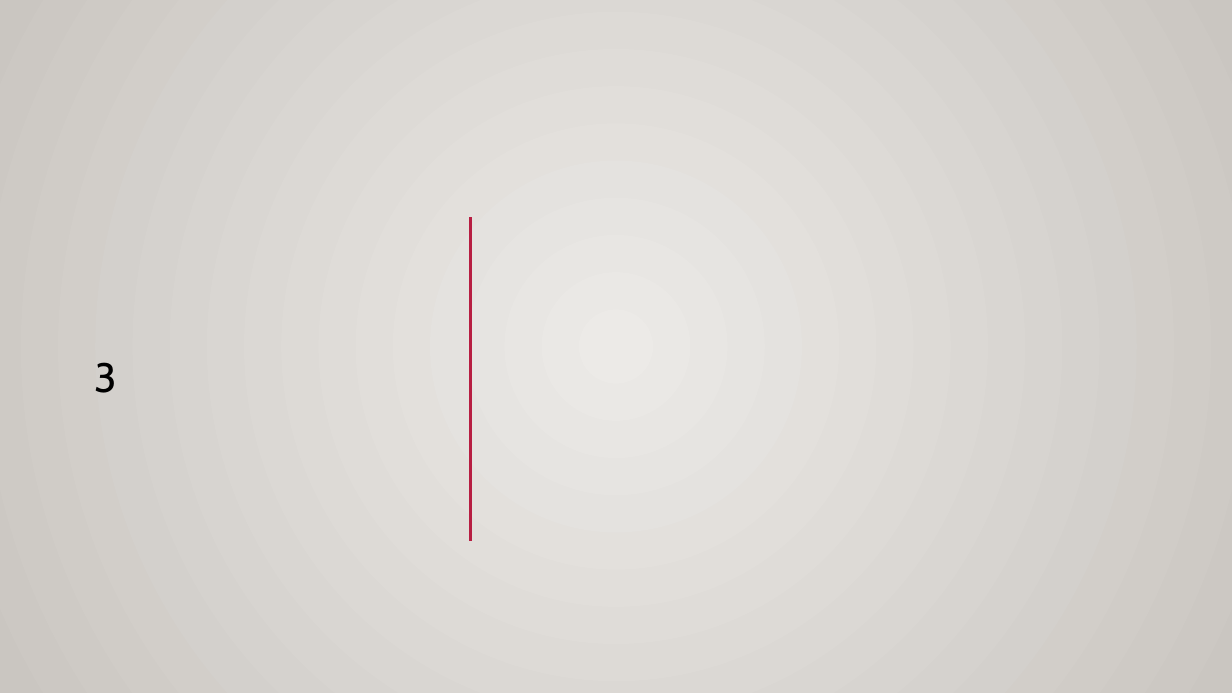
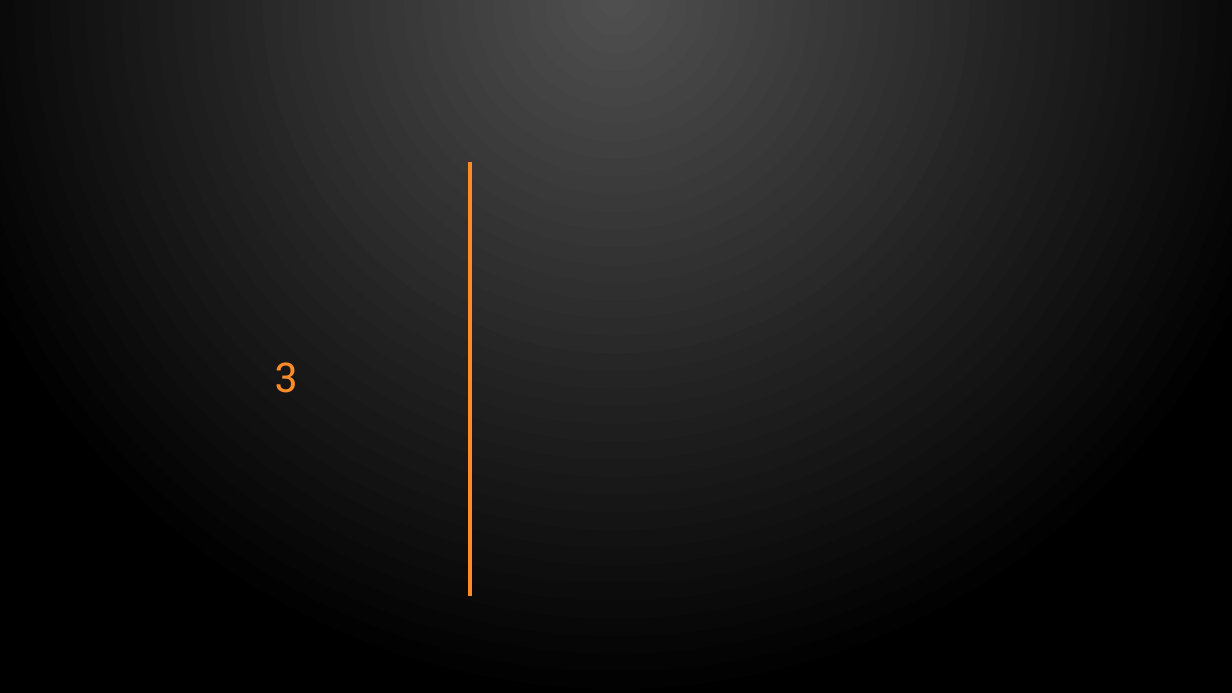
Before and after one commit to renat2006/projet_ya_lc, a slide deck: slide 4 of templates/p2.pptx. Drawn at 1232x693 pixels with LibreOffice and Linux fonts; fonts in the diff are those of the drawing; background and template pictures are left out. Boxes give left, top, right and bottom in pixels: in the first picture for what was removed or moved away, otherwise in the second. Text is boxed around its words. In the diff, an @@ line names an element or a change of style, - is before the commit and + after.

```diff
--- a/templates/p2.pptx
+++ b/templates/p2.pptx
@@ background gradient #ECEAE7 to #CAC7C1 to gradient #505050 to #000000 @@
@@ rectangle at <box>0,0,1232,693</box>: fill gradient #ECEAE7 to #CAC7C1 to gradient #505050 to #000000 @@
@@ title "3": place and size @@
-title "3" at <box>95,362,117,393</box>
+title "3" at <box>276,362,298,393</box>
@@ title "3" at <box>276,362,298,393</box>: font Cabin to Roboto Slab, text colour #000000 to #FB8C29; alignment left to centre @@
@@ line moved from (470, 217) - (470, 541) to (470, 162) - (470, 596) @@
@@ line (470, 162) - (470, 596): stroke #B71E42 2.5 pt to #FB8C29 3 pt @@
@@ line removed from (147, 187) to (1118, 187) @@
@@ rectangle: place and size @@
-rectangle at <box>0,204,1232,619</box>
+rectangle at <box>0,366,1232,619</box>
@@ rectangle at <box>0,366,1232,619</box>: fill gradient #DFDBD5 to gradient #454545 @@
```
Also in this commit, not shown: 2 other slides changed, 2 slides added, 1 slide removed, 12 other files.
